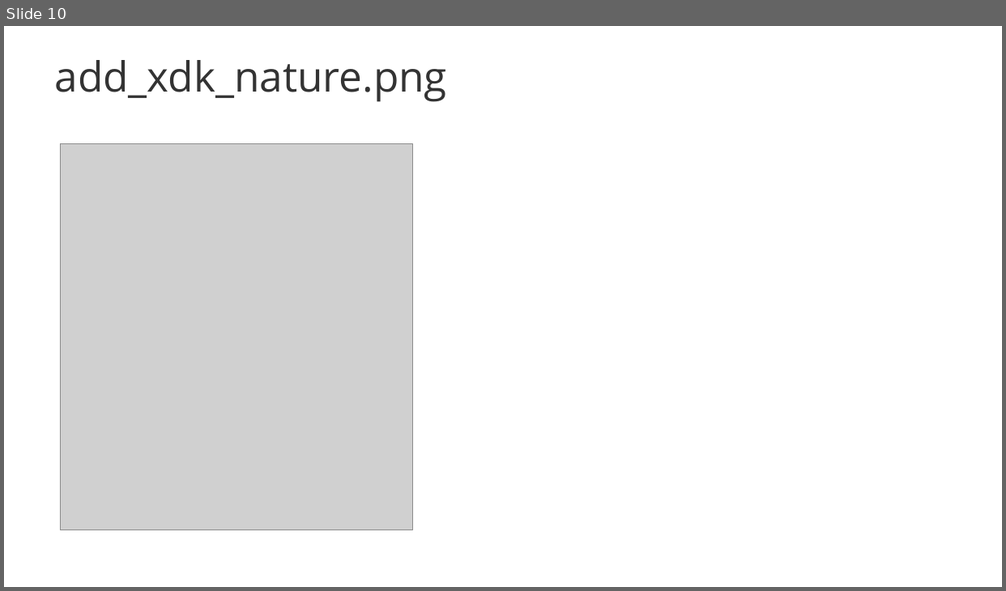
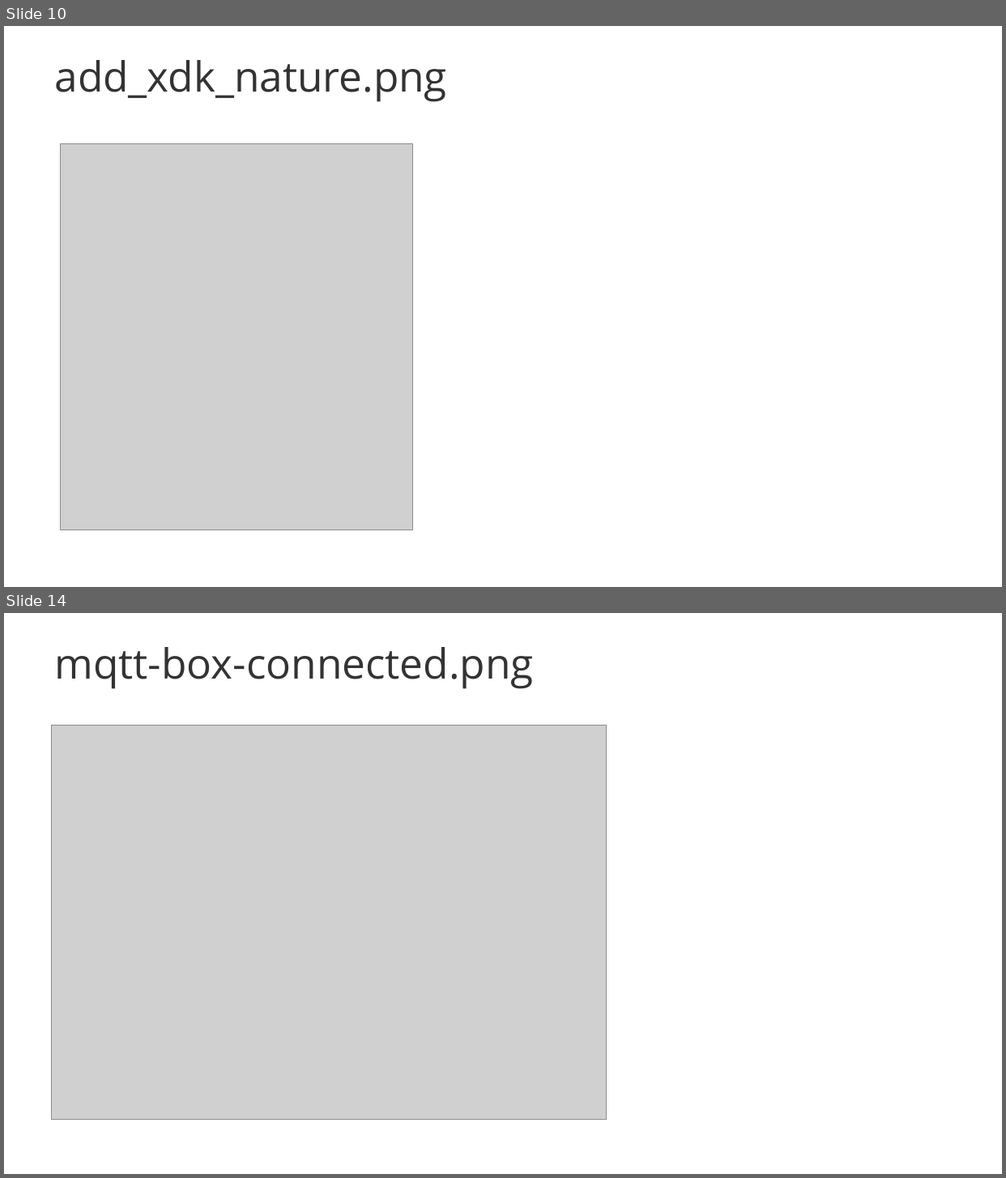
Before and after one commit to solace-iot-team/Bosch-IoT-Showcase, a slide deck: doc/images/Bosch-IoT-Showcase-picture-source.pptx. Shown one above the other, each under a label of ours: slide 10 before the commit, slides 10 and 14 after it; the slides between them are not shown. The pictures are 1006x591 and 1006x1178 pixels, drawn with LibreOffice and Linux fonts; fonts in the diff are those of the drawing; grey boxes stand for pictures; background and template pictures are left out. Boxes give left, top, right and bottom in pixels: in the first picture for what was removed or moved away, otherwise in the second. Text is boxed around its words. In the diff, an @@ line names an element or a change of style, - is before the commit and + after.

```diff
--- a/doc/images/Bosch-IoT-Showcase-picture-source.pptx
+++ b/doc/images/Bosch-IoT-Showcase-picture-source.pptx
@@ slide 14 added at <box>4,613,1002,1174</box>, background #FFFFFF @@
@@ title added at <box>55,647,534,689</box>, 80 pt, text #333333 @@
+mqtt-box-connected.png
@@ picture added at <box>52,725,606,1119</box> @@
```
Also in this commit, not shown: 1 slide changed, 3 other slides added, 2 other files.
